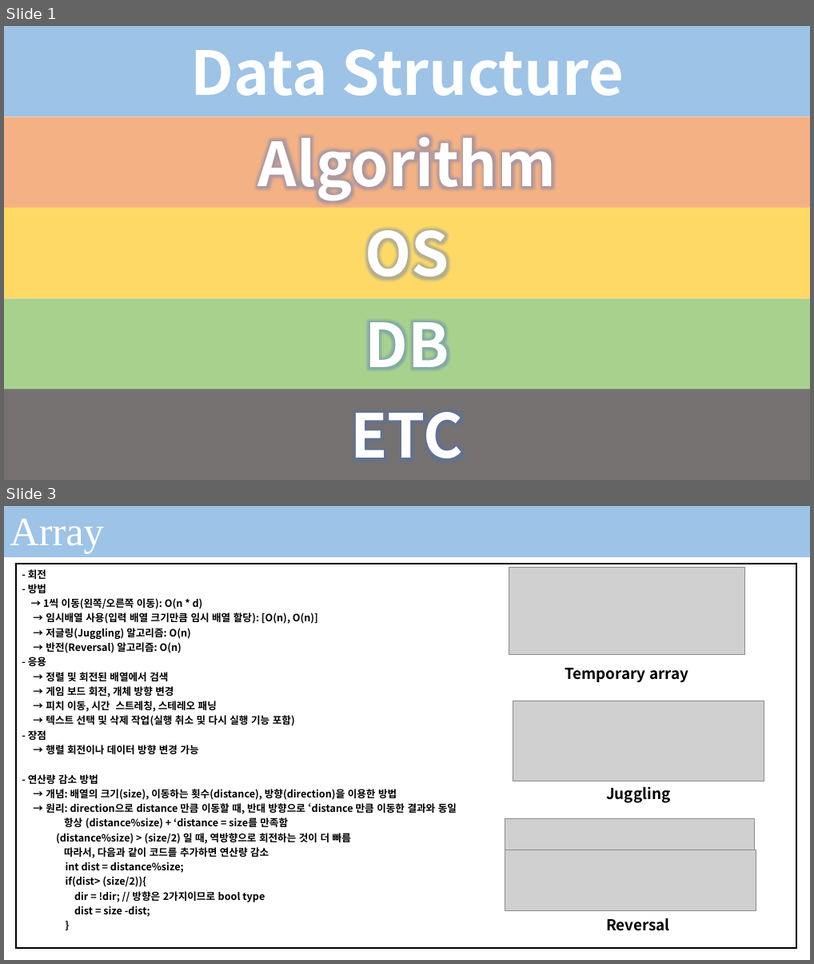
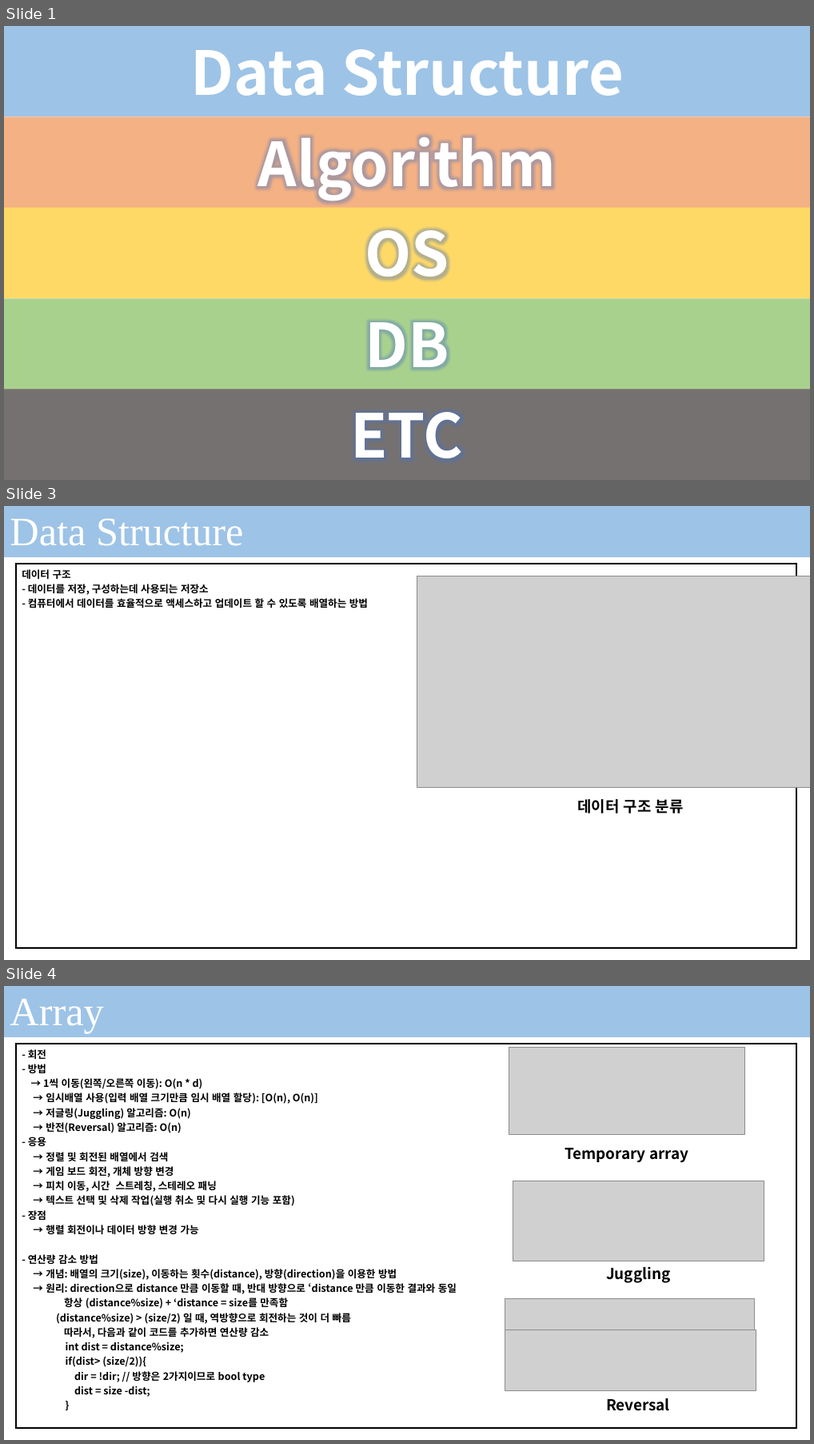
Before and after one commit to seonghokim/Study, a slide deck: Algorithm in c.pptx. Shown one above the other, each under a label of ours: slides 1 and 3 before the commit, slides 1, 3 and 4 after it; the slides between them are not shown. The pictures are 814x964 and 814x1444 pixels, drawn with LibreOffice and Linux fonts; fonts in the diff are those of the drawing; grey boxes stand for pictures; background and template pictures are left out. Boxes give left, top, right and bottom in pixels: in the first picture for what was removed or moved away, otherwise in the second. Text is boxed around its words. In the diff, an @@ line names an element or a change of style, - is before the commit and + after.

```diff
--- a/Algorithm in c.pptx
+++ b/Algorithm in c.pptx
@@ slide 3 added at (x1=4, y1=506, x2=810, y2=960), background #FFFFFF; not listed: 1 template element that a slide beside it also shows @@
@@ rectangle added at (x1=4, y1=506, x2=810, y2=557), fill #9DC3E6 @@
@@ text added at (x1=10, y1=519, x2=243, y2=546), 48 pt, text #FFFFFF @@
+Data Structure
@@ table added at (x1=15, y1=564, x2=797, y2=948), 1 rows, 1 columns @@
+데이터 구조 / - 데이터를 저장, 구성하는데 사용되는 저장소 / - 컴퓨터에서 데이터를 효율적으로 액세스하고 업데이트 할 수 있도록 배열하는 방법
@@ picture added at (x1=417, y1=576, x2=810, y2=788) @@
@@ text added at (x1=578, y1=799, x2=684, y2=813), 18 pt, text #000000, bold @@
+데이터 구조 분류
@@ what was slide 3 is now slide 4 @@
```
Also in this commit, not shown: 1 slide changed, 1 other slide added, 1 other file.
